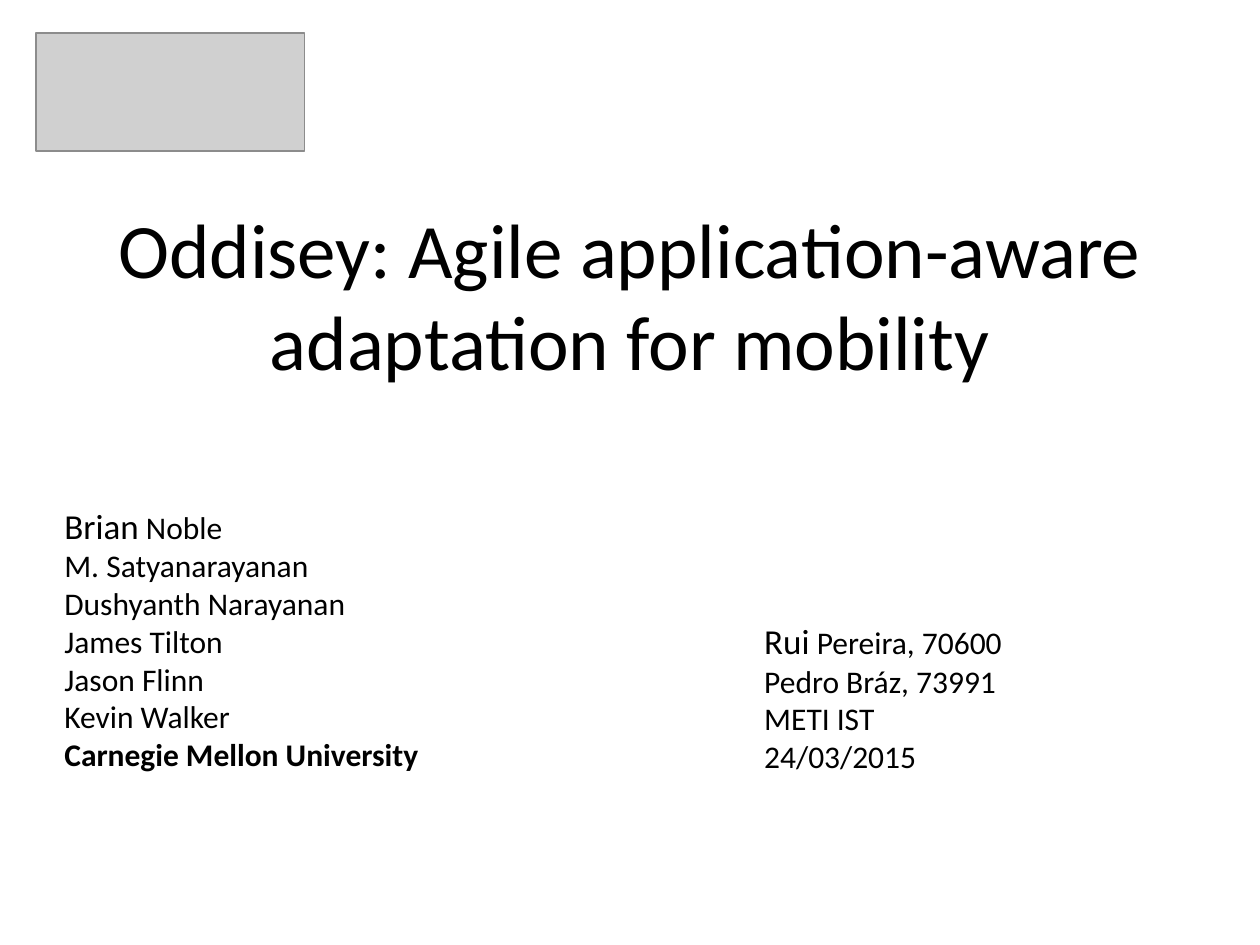
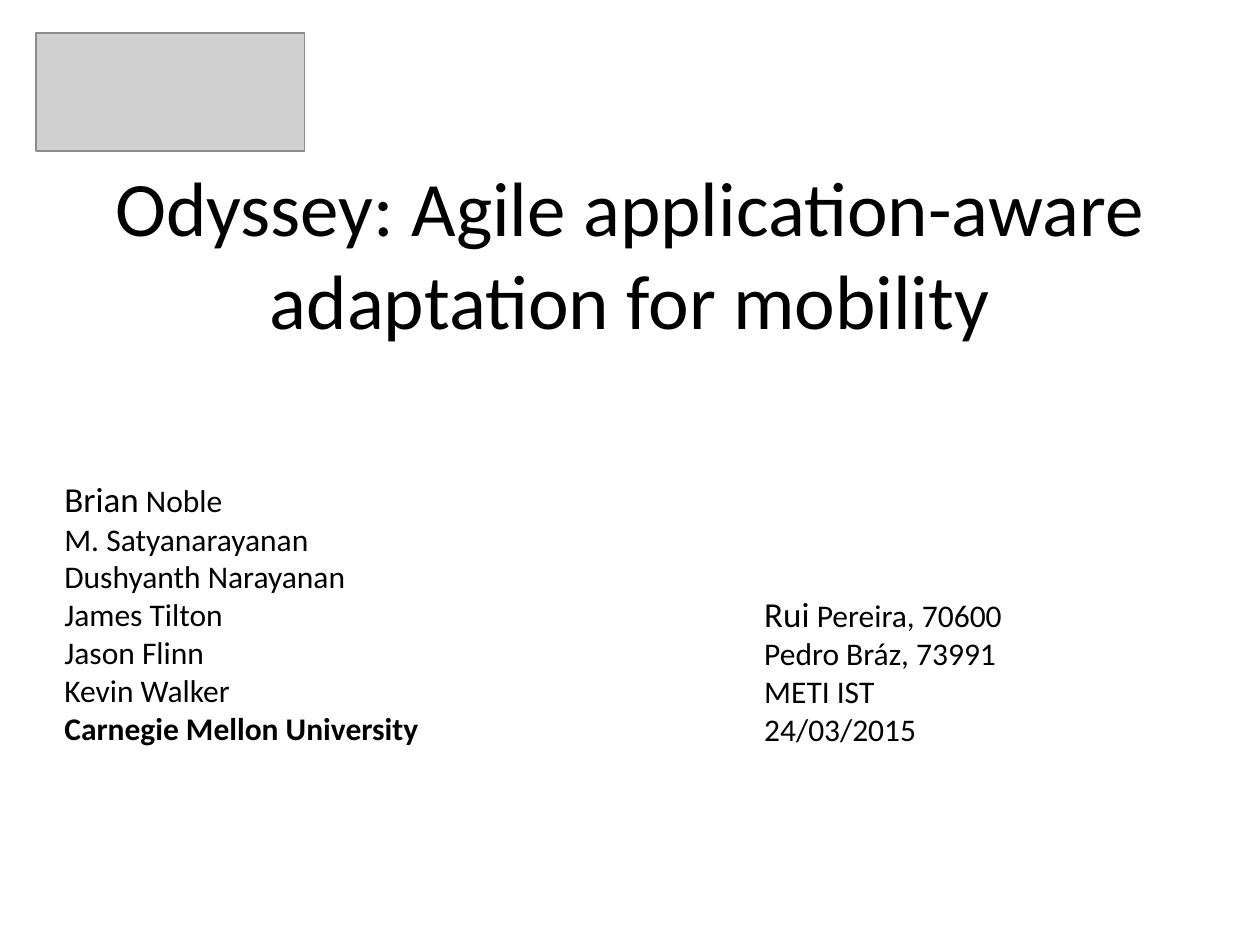
Before and after one commit to PeBraz/AirDesk, a slide deck: slide 1 of paper-presentation/cmov-presentation.pptx. Drawn at 1260x945 pixels with LibreOffice and Linux fonts; fonts in the diff are those of the drawing; grey boxes stand for pictures. Boxes give left, top, right and bottom in pixels: in the first picture for what was removed or moved away, otherwise in the second. Text is boxed around its words. In the diff, an @@ line names an element or a change of style, - is before the commit and + after.

```diff
--- a/paper-presentation/cmov-presentation.pptx
+++ b/paper-presentation/cmov-presentation.pptx
@@ title at (x1=115, y1=182, x2=1143, y2=342): text changed @@
-Oddisey: Agile application-aware adaptation for mobility
+Odyssey: Agile application-aware adaptation for mobility
@@ text "Brian Noble" moved from (x1=64, y1=515, x2=418, y2=772) to (x1=64, y1=488, x2=418, y2=746) @@
@@ text "Rui Pereira, 70600" moved from (x1=764, y1=630, x2=1002, y2=770) to (x1=764, y1=603, x2=1002, y2=743) @@
```
Also in this commit, not shown: 2 slides added.
